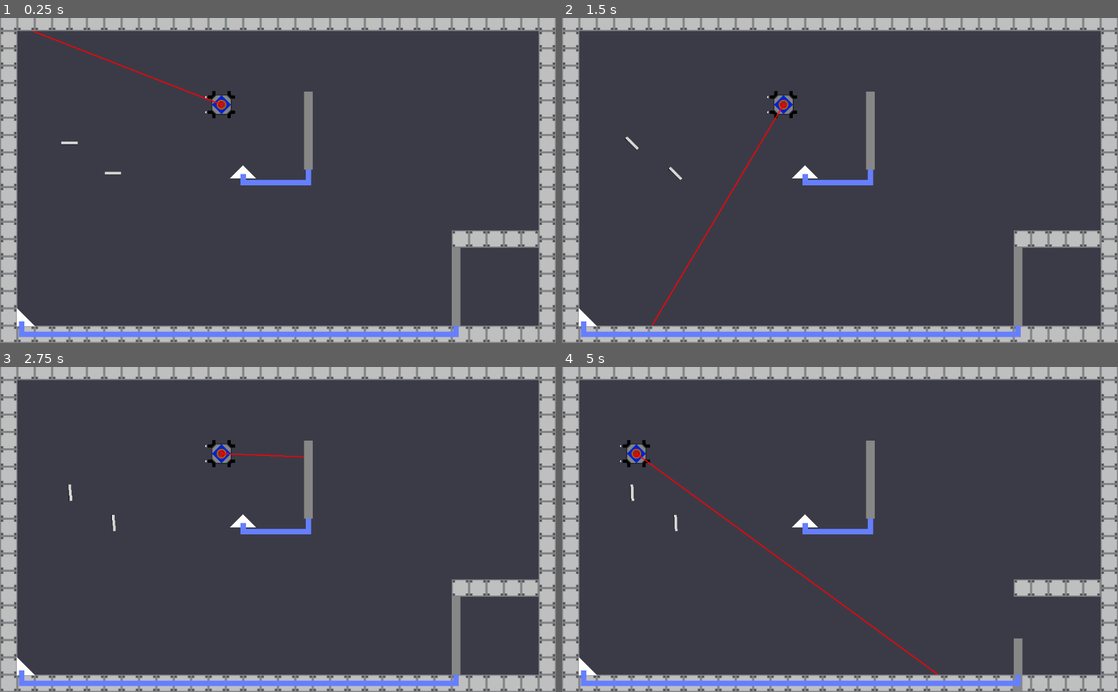
Above: before the commit, frames 1-4 (two rows, left to right).
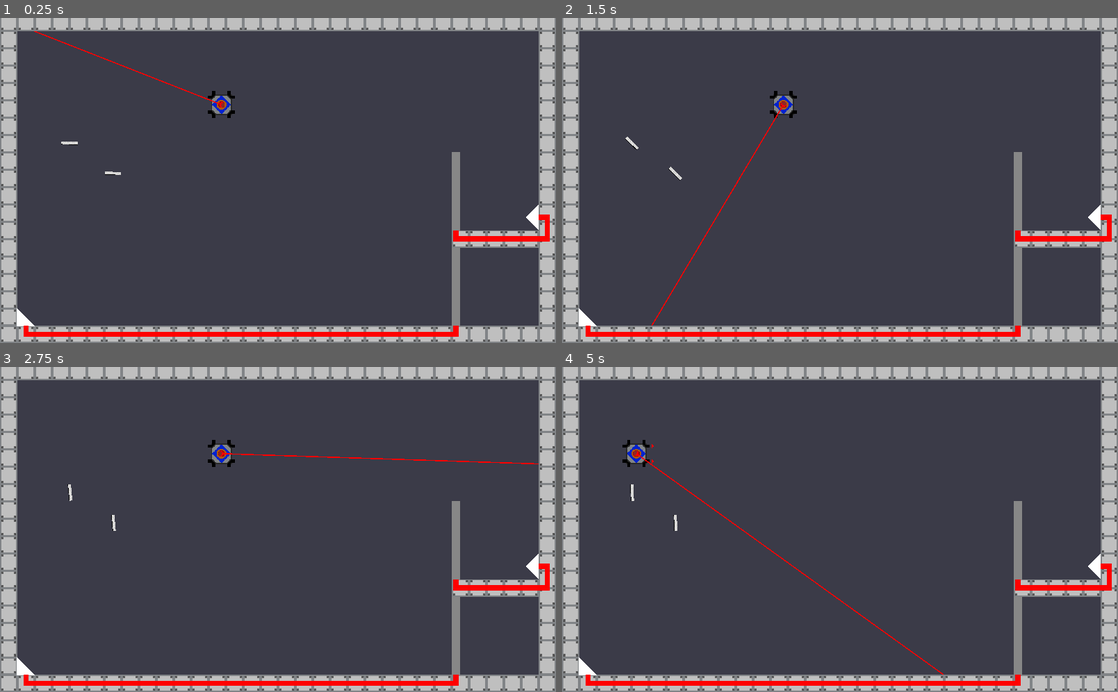
Above: after the commit, the same moments.

Repository: Call-Me-Sir/Calan-Game2021
Game: Godot game, scene res://Level 1.tscn
The game is run twice, just before and just after one commit, with the same random seed, the same clock (stepped at 60 frames per second) and the same inputs.
Inputs (mouse positions are in pixels of both pictures, inside the frame that each line leads up to):
- Up to frame 1 (0.25 s): no input
- Up to frame 2 (1.5 s): tap Enter at 0.5 s; move the mouse to (962, 164) at 0.52 s; hold Right (Contraptionright) 0.53-1.28 s; click (962, 164) at 0.67 s; move the mouse to (728, 196) at 1.27 s; hold Ctrl (slowdown) from 1.28 s (still down)
- Up to frame 3 (2.75 s): tap Space at 2 s; move the mouse to (333, 458) at 2.02 s; release Ctrl (slowdown) at 2.03 s; hold Right (Contraptionright) from 2.03 s (still down)
- Up to frame 4 (5 s): move the mouse to (812, 594) at 2.77 s; release Right (Contraptionright) at 2.78 s; hold Shift (speedup) 2.78-3.53 s; click (812, 594) at 2.92 s; move the mouse to (1006, 578) at 3.52 s; hold A (ui_left) from 3.53 s (still down); move the mouse to (673, 480) at 4.27 s

The runs differ from the first frame. In frame 1, 4.7% of the frame differs, in the area x 0-100%, y 0-100%; in frame 2, 4.7%; in frame 3, 4.8%; in frame 4, 5.3%.

Commit message:
Laser works now!

Diff:
--- a/RayArray/Door.gd
+++ b/RayArray/Door.gd
@@ -25,17 +25,33 @@
 	#	$AnimationPlayer.play_backwards("DoorOpen")
 
 
-func _on_Sensor_RayHit():
-	if open == false:
-		$AnimationPlayer.play("DoorOpen")
-		open = true
-	print("Hit!") # Replace with function body.
-
-	get_node("Sensor").lasercheck()
+#func _on_Sensor_RayHit():
+#	if open == false:
+#		$AnimationPlayer.play("DoorOpen")
+#		open = true
+#	print("Hit!") # Replace with function body.
+#
+#	get_node("Sensor").lasercheck()
+#
+#
+#func _on_Sensor_Laserfalse():
+#	if open == true:
+#		$AnimationPlayer.play_backwards("DoorOpen")
+#		open = false
+#		print("Closing")
 
 
-func _on_Sensor_Laserfalse():
-	if open == true:
-		$AnimationPlayer.play_backwards("DoorOpen")
-		open = false
-		print("Closing")
+func _on_Area2D_area_entered(area):
+	if area.is_in_group("Laser"):
+		if open == false:
+			$AnimationPlayer.play("DoorOpen")
+			open = true
+		print("Hit!") # Replace with function body.
+
+
+func _on_Area2D_area_exited(area):
+	if area.is_in_group("Laser"):
+		if open == true:
+			$AnimationPlayer.play_backwards("DoorOpen")
+			open = false
+			print("Closing")
--- a/RayArray/Door.tscn
+++ b/RayArray/Door.tscn
@@ -1,6 +1,5 @@
-[gd_scene load_steps=6 format=2]
+[gd_scene load_steps=5 format=2]
 
-[ext_resource path="res://Sensor.tscn" type="PackedScene" id=1]
 [ext_resource path="res://Door.gd" type="Script" id=2]
 [ext_resource path="res://Sensor.gd" type="Script" id=3]
 
@@ -48,17 +47,31 @@
 color = Color( 0.533333, 0.533333, 0.533333, 1 )
 polygon = PoolVector2Array( -8, -72, 8, -72, 8, 72, -8, 72 )
 
-[node name="Sensor" parent="." instance=ExtResource( 1 )]
+[node name="Sensor" type="StaticBody2D" parent="."]
 position = Vector2( 248, -48 )
 collision_layer = 7
 collision_mask = 7
 script = ExtResource( 3 )
+
+[node name="CollisionShape2D" type="CollisionPolygon2D" parent="Sensor"]
+polygon = PoolVector2Array( -24, 0, 0, -24, 24, 0 )
+
+[node name="Polygon2D" type="Polygon2D" parent="Sensor"]
+polygon = PoolVector2Array( -24, 0, 0, -24, 24, 0 )
+
+[node name="Area2D" type="Area2D" parent="Sensor"]
+
+[node name="CollisionShape2D2" type="CollisionPolygon2D" parent="Sensor/Area2D"]
+polygon = PoolVector2Array( -24, 0, 0, -24, 24, 0 )
 
 [node name="AnimationPlayer" type="AnimationPlayer" parent="."]
 anims/DoorOpen = SubResource( 2 )
 
 [node name="Line2D" type="Line2D" parent="."]
 points = PoolVector2Array( 0, 0, 248, -48 )
+default_color = Color( 1, 0, 0, 1 )
 
 [connection signal="Laserfalse" from="Sensor" to="." method="_on_Sensor_Laserfalse"]
 [connection signal="RayHit" from="Sensor" to="." method="_on_Sensor_RayHit"]
+[connection signal="area_entered" from="Sensor/Area2D" to="." method="_on_Area2D_area_entered"]
+[connection signal="area_exited" from="Sensor/Area2D" to="." method="_on_Area2D_area_exited"]
--- a/RayArray/LaserExperiment.tscn
+++ b/RayArray/LaserExperiment.tscn
@@ -1,12 +1,15 @@
-[gd_scene load_steps=5 format=2]
+[gd_scene load_steps=6 format=2]
 
 [ext_resource path="res://Imported resources/Red Laser V1-1.png (4).png" type="Texture" id=1]
 [ext_resource path="res://NewRedLaser.gd" type="Script" id=2]
 
 [sub_resource type="CircleShape2D" id=1]
+radius = 1.41421
+
+[sub_resource type="CircleShape2D" id=2]
 radius = 5.0
 
-[sub_resource type="CircleShape2D" id=2]
+[sub_resource type="CircleShape2D" id=3]
 radius = 5.0
 
 [node name="NewRedLaser" type="StaticBody2D" groups=[
@@ -31,10 +34,17 @@
 cast_to = Vector2( 50, 0 )
 collision_mask = 2
 
+[node name="SensorCheck" type="Area2D" parent="RayCast2D" groups=[
+"Laser",
+]]
+
+[node name="CollisionShape2D" type="CollisionShape2D" parent="RayCast2D/SensorCheck"]
+shape = SubResource( 1 )
+
 [node name="CollisionShape2D" type="CollisionShape2D" parent="."]
 position = Vector2( -1, 0 )
 rotation = 1.57079
-shape = SubResource( 1 )
+shape = SubResource( 2 )
 disabled = true
 
 [node name="Area2D" type="Area2D" parent="."]
--- a/RayArray/Level 1.tscn
+++ b/RayArray/Level 1.tscn
@@ -343,13 +343,15 @@
 position = Vector2( 16, -384 )
 
 [node name="Door2" parent="." instance=ExtResource( 4 )]
-position = Vector2( 568, 280 )
+position = Vector2( 840, 392 )
 
 [node name="Sensor" parent="Door2" index="2"]
-position = Vector2( -120, 16 )
+position = Vector2( 152, -24 )
+rotation = -1.5708
 
 [node name="Line2D" parent="Door2" index="4"]
-points = PoolVector2Array( 0, 0, 0, 24, -120, 24, -120, 8 )
+position = Vector2( 120, -8 )
+points = PoolVector2Array( 32, -16, 48, -16, 48, 24, -120, 24, -120, 8 )
 
 [node name="Door" parent="." instance=ExtResource( 4 )]
 position = Vector2( 840, 568 )
@@ -358,8 +360,11 @@
 position = Vector2( -792, -16 )
 rotation = 3.92699
 
+[node name="CollisionShape2D2" parent="Door/Sensor/Area2D" index="0"]
+position = Vector2( -6.10352e-05, 9.15527e-05 )
+
 [node name="Line2D" parent="Door" index="4"]
-points = PoolVector2Array( 0, 0, 0, 16, -800, 16, -800, -8 )
+points = PoolVector2Array( 0, 0, 0, 16, -792, 16, -792, 0 )
 
 [editable path="Mirror7"]
 [editable path="Door2"]
--- a/RayArray/NewRedLaser.gd
+++ b/RayArray/NewRedLaser.gd
@@ -53,7 +53,8 @@
 		prev.collision_mask = 3
 		prev.collision_layer = 3
 
+	$RayCast2D/SensorCheck.global_position = ray.get_collision_point()
 
-	if ray.is_colliding():
-		if ray.get_collider().name == "Sensor":
-			ray.get_collider().emit_signal("RayHit")
+#	if ray.is_colliding():
+#		if ray.get_collider().name == "Sensor":
+#			ray.get_collider().emit_signal("RayHit")
--- a/RayArray/Playerspaceshipkinematic.tscn
+++ b/RayArray/Playerspaceshipkinematic.tscn
@@ -1,21 +1,42 @@
-[gd_scene load_steps=11 format=2]
+[gd_scene load_steps=18 format=2]
 
 [ext_resource path="res://Imported resources/Player space ship (WIP)-2.png" type="Texture" id=1]
 [ext_resource path="res://Scripts/Playerspaceshipkinematic.gd" type="Script" id=2]
 [ext_resource path="res://LaserExperiment.tscn" type="PackedScene" id=3]
+[ext_resource path="res://Imported resources/Player space ship Thrust animations/l0_sprite_07.png" type="Texture" id=4]
 [ext_resource path="res://Imported resources/Player space ship Thrust animations/l0_sprite_01.png" type="Texture" id=5]
 [ext_resource path="res://Imported resources/Player space ship Thrust animations/l0_sprite_02.png" type="Texture" id=6]
 [ext_resource path="res://Imported resources/Player space ship Thrust animations/l0_sprite_03.png" type="Texture" id=7]
 [ext_resource path="res://Imported resources/Player space ship Thrust animations/l0_sprite_04.png" type="Texture" id=8]
 [ext_resource path="res://Imported resources/Player space ship Thrust animations/l0_sprite_05.png" type="Texture" id=9]
 [ext_resource path="res://Imported resources/Player space ship Thrust animations/l0_sprite_06.png" type="Texture" id=10]
+[ext_resource path="res://Imported resources/Player space ship Thrust animations/l0_sprite_12.png" type="Texture" id=11]
+[ext_resource path="res://Imported resources/Player space ship Thrust animations/l0_sprite_10.png" type="Texture" id=12]
+[ext_resource path="res://Imported resources/Player space ship Thrust animations/l0_sprite_11.png" type="Texture" id=13]
+[ext_resource path="res://Imported resources/Player space ship Thrust animations/l0_sprite_09.png" type="Texture" id=14]
+[ext_resource path="res://Imported resources/Player space ship Thrust animations/l0_sprite_08.png" type="Texture" id=15]
 
 [sub_resource type="SpriteFrames" id=1]
 animations = [ {
 "frames": [ ExtResource( 10 ) ],
-"loop": true,
+"loop": false,
 "name": "Small Right",
 "speed": 5.0
+}, {
+"frames": [ ExtResource( 11 ) ],
+"loop": false,
+"name": "Small Up",
+"speed": 5.0
+}, {
+"frames": [ ExtResource( 13 ) ],
+"loop": false,
+"name": "Full Up",
+"speed": 5.0
+}, {
+"frames": [ null, ExtResource( 4 ), ExtResource( 15 ), ExtResource( 14 ), ExtResource( 12 ) ],
+"loop": false,
+"name": "Thrust Up",
+"speed": 15.0
 }, {
 "frames": [ ExtResource( 9 ) ],
 "loop": false,
@@ -27,6 +48,9 @@
 "name": "Thrust Right",
 "speed": 15.0
 } ]
+
+[sub_resource type="CircleShape2D" id=2]
+radius = 40.0
 
 [node name="Playerspaceshipkinematic" type="KinematicBody2D"]
 collision_layer = 4
@@ -41,13 +65,26 @@
 
 [node name="SpaceshipThrust" type="AnimatedSprite" parent="."]
 frames = SubResource( 1 )
-animation = "Small Right"
-playing = true
+animation = "Thrust Right"
+
+[node name="SpaceshipThrust2" type="AnimatedSprite" parent="."]
+frames = SubResource( 1 )
+animation = "Thrust Right"
+flip_h = true
+
+[node name="SpaceshipThrust3" type="AnimatedSprite" parent="."]
+frames = SubResource( 1 )
+animation = "Thrust Up"
+
+[node name="SpaceshipThrust4" type="AnimatedSprite" parent="."]
+frames = SubResource( 1 )
+animation = "Thrust Up"
+flip_v = true
 
 [node name="PickupArea" type="Area2D" parent="."]
 
-[node name="PickupAreaShape" type="CollisionPolygon2D" parent="PickupArea"]
-polygon = PoolVector2Array( -25, -17, -25, -11, -19, -11, -19, 11, -25, 11, -25, 17, -19, 17, -19, 19, -17, 19, -17, 25, -11, 25, -11, 19, 11, 19, 11, 25, 17, 25, 17, 19, 19, 19, 19, 17, 25, 17, 25, 11, 19, 11, 19, -11, 25, -11, 25, -17, 19, -17, 19, -19, 17, -19, 17, -25, 11, -25, 11, -19, -11, -19, -11, -25, -17, -25, -17, -19, -19, -19, -19, -17 )
+[node name="PickupAreaShape" type="CollisionShape2D" parent="PickupArea"]
+shape = SubResource( 2 )
 
 [node name="OpticStash" type="Node2D" parent="."]
 
--- a/RayArray/Scripts/Playerspaceshipkinematic.gd
+++ b/RayArray/Scripts/Playerspaceshipkinematic.gd
@@ -12,6 +12,10 @@
 
 onready var red_laser = preload("res://Red Laser Contraption.tscn")
 onready var _animated_sprite = $SpaceshipThrust
+onready var _animated_sprite2 = $SpaceshipThrust2
+onready var _animated_sprite3 = $SpaceshipThrust3
+onready var _animated_sprite4 = $SpaceshipThrust4
+
 var world_laser = null
 var lasers = 1
 
@@ -43,6 +47,32 @@
 	elif Input.is_action_just_released("ui_right"):
 		_animated_sprite.play("Thrust Right", true)
 
+	if Input.is_action_pressed("ui_left") and Input.is_action_pressed("slowdown"):
+		_animated_sprite2.play("Small Right")
+	elif Input.is_action_pressed("ui_left"):
+		_animated_sprite2.play("Thrust Right")
+		if Input.is_action_pressed("speedup"):
+			_animated_sprite2.play("Full Right")
+	elif Input.is_action_just_released("ui_left"):
+		_animated_sprite2.play("Thrust Right", true)
+
+	if Input.is_action_pressed("ui_up") and Input.is_action_pressed("slowdown"):
+		_animated_sprite3.play("Small Up")
+	elif Input.is_action_pressed("ui_up"):
+		_animated_sprite3.play("Thrust Up")
+		if Input.is_action_pressed("speedup"):
+			_animated_sprite3.play("Full Up")
+	elif Input.is_action_just_released("ui_up"):
+		_animated_sprite3.play("Thrust Up", true)
+
+	if Input.is_action_pressed("ui_down") and Input.is_action_pressed("slowdown"):
+		_animated_sprite4.play("Small Up")
+	elif Input.is_action_pressed("ui_down"):
+		_animated_sprite4.play("Thrust Up")
+		if Input.is_action_pressed("speedup"):
+			_animated_sprite4.play("Full Up")
+	elif Input.is_action_just_released("ui_down"):
+		_animated_sprite4.play("Thrust Up", true)
 
 func _process(_delta):
 	var input_velocity = Vector2.ZERO
--- /dev/null
+++ b/RayArray/SensorCollisions.gd
@@ -0,0 +1 @@
+extends Node
--- a/RayArray/project.godot
+++ b/RayArray/project.godot
@@ -17,6 +17,11 @@
 config/name="RayArray"
 run/main_scene="res://Level 1.tscn"
 config/icon="res://icon.png"
+
+[display]
+
+window/stretch/mode="2d"
+window/stretch/aspect="keep"
 
 [input]
 
Not shown: 1 places in RayArray/LaserExperiment.tscn that only renumber resources
